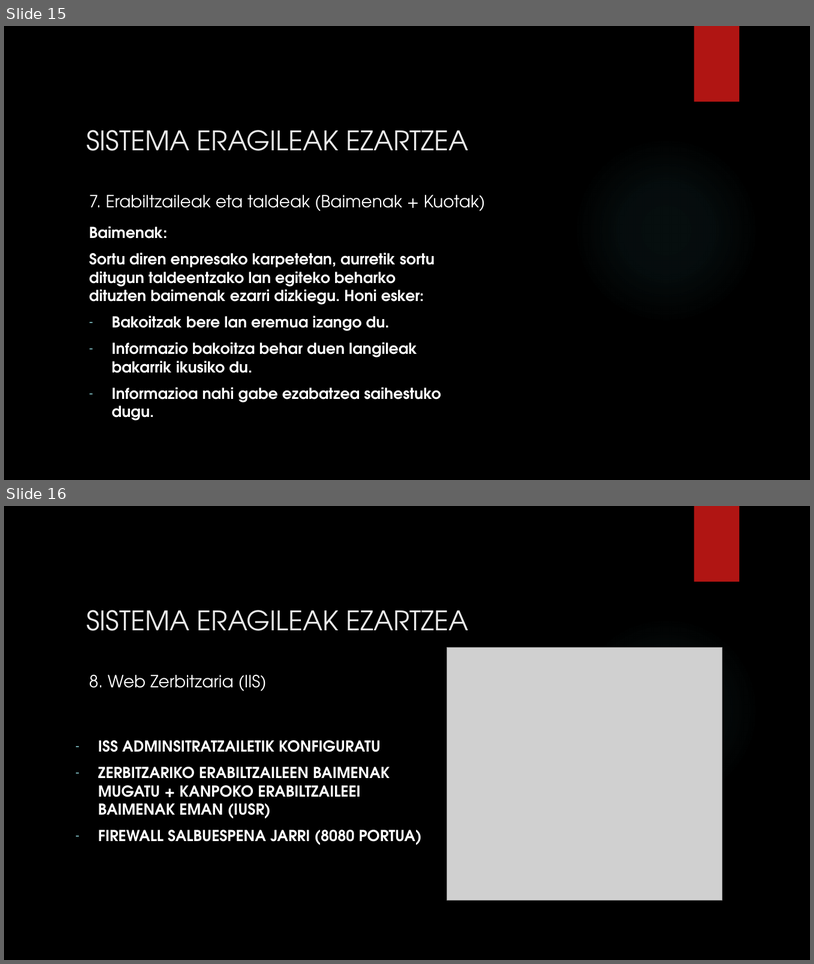
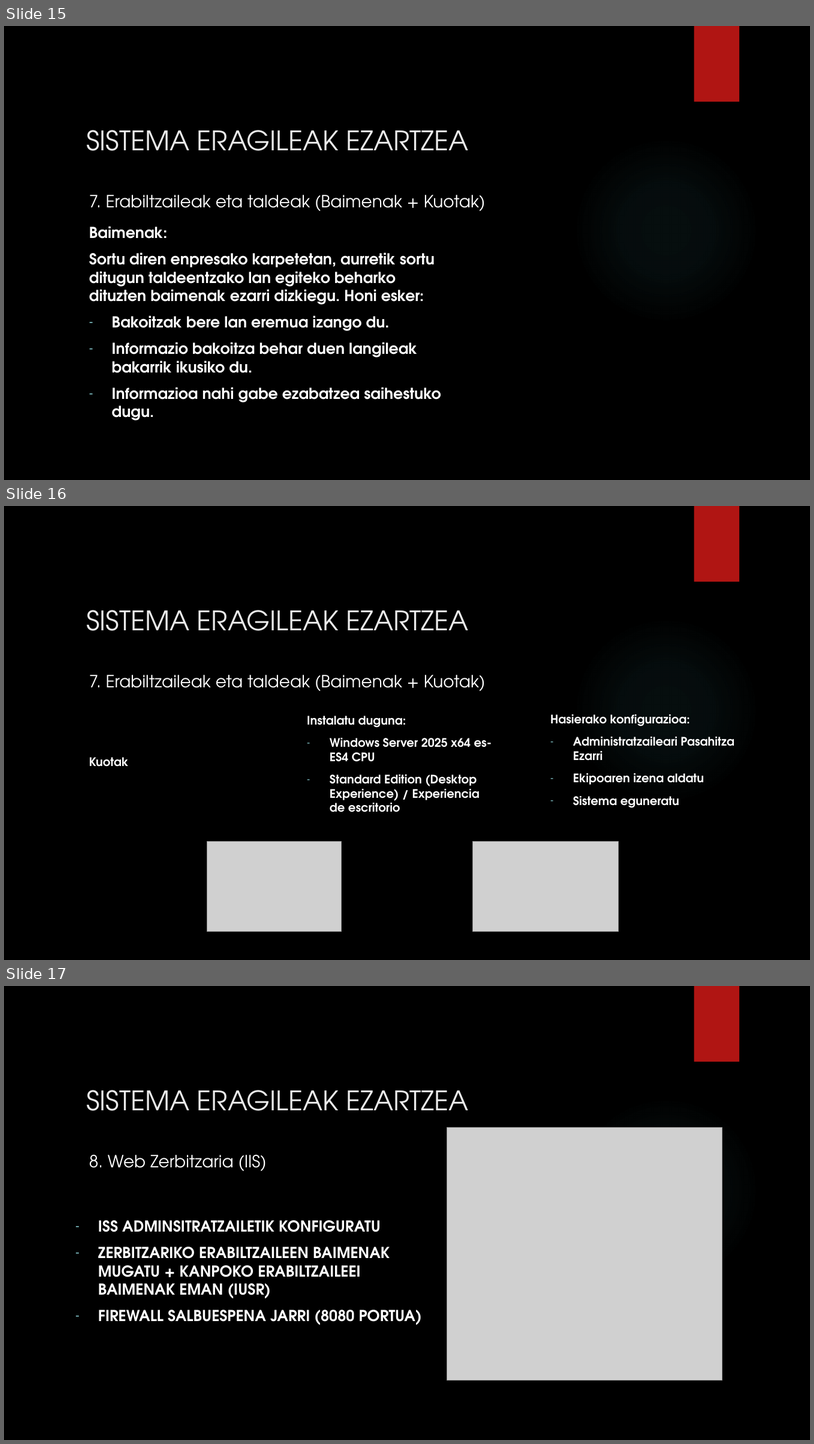
Before and after one commit to aldalurxabier-cmyk/1.-Erronka, a slide deck: Aurkezpena/1.Erronka Aurkezpena.pptx. Shown one above the other, each under a label of ours: slides 15 and 16 before the commit, slides 15, 16 and 17 after it. The pictures are 814x964 and 814x1444 pixels, drawn with LibreOffice and Linux fonts; fonts in the diff are those of the drawing; grey boxes stand for pictures; background and template pictures are left out. Boxes give left, top, right and bottom in pixels: in the first picture for what was removed or moved away, otherwise in the second. Text is boxed around its words. In the diff, an @@ line names an element or a change of style, - is before the commit and + after.

```diff
--- a/Aurkezpena/1.Erronka Aurkezpena.pptx
+++ b/Aurkezpena/1.Erronka Aurkezpena.pptx
@@ slide 16 added at [4, 506, 810, 960], background picture (left out); not listed: 2 template elements that a slide beside it also shows @@
@@ title added at [86, 610, 469, 631], 32 pt, text #EBEBEB @@
+SISTEMA ERAGILEAK EZARTZEA
@@ text added at [89, 675, 486, 691], 20 pt, text #FFFFFF @@
+7. Erabiltzaileak eta taldeak (Baimenak + Kuotak)
@@ text added at [307, 715, 492, 812], 14 pt, text #FFFFFF, bold @@
+Instalatu duguna:
+– Windows Server 2025 x64 es-ES4 CPU
+– Standard Edition (Desktop Experience) / Experiencia de escritorio
@@ text added at [551, 714, 735, 808], 14 pt, text #FFFFFF, bold @@
+Hasierako konfigurazioa:
+– Administratzaileari Pasahitza Ezarri
+– Ekipoaren izena aldatu
+– Sistema eguneratu
@@ text added at [89, 757, 129, 766], 14 pt, text #FFFFFF, bold @@
+Kuotak
@@ picture added at [207, 841, 342, 931] @@
@@ picture added at [473, 841, 618, 931] @@
@@ what was slide 16 is now slide 17 @@
```
Also in this commit, not shown: 2 other files.
